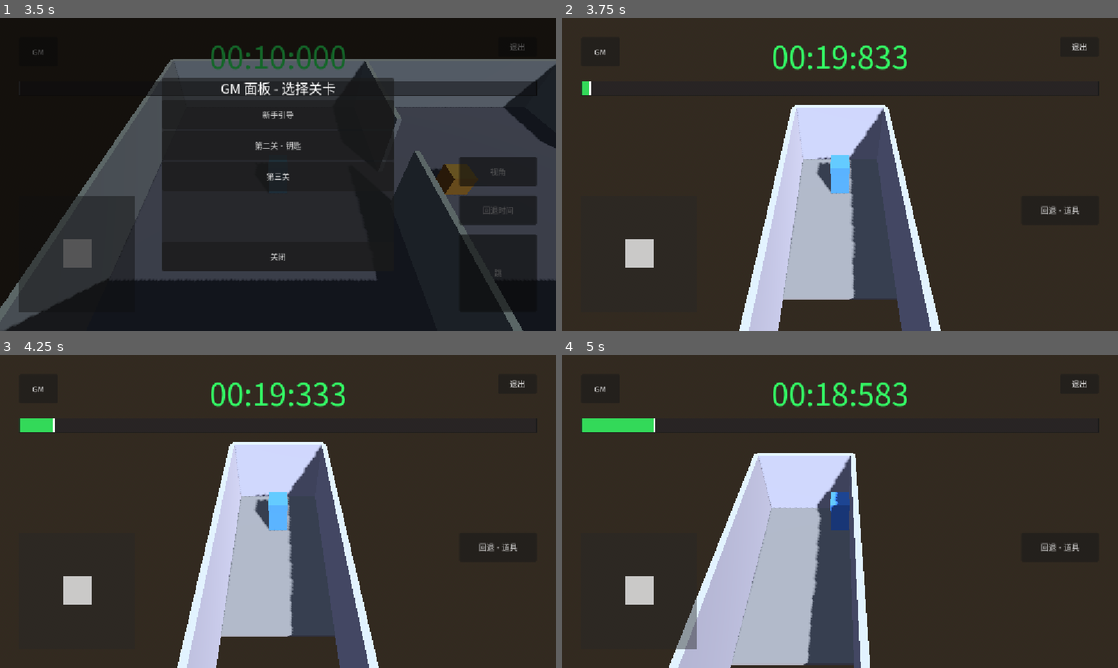
Above: before the commit, frames 1-4 (two rows, left to right).
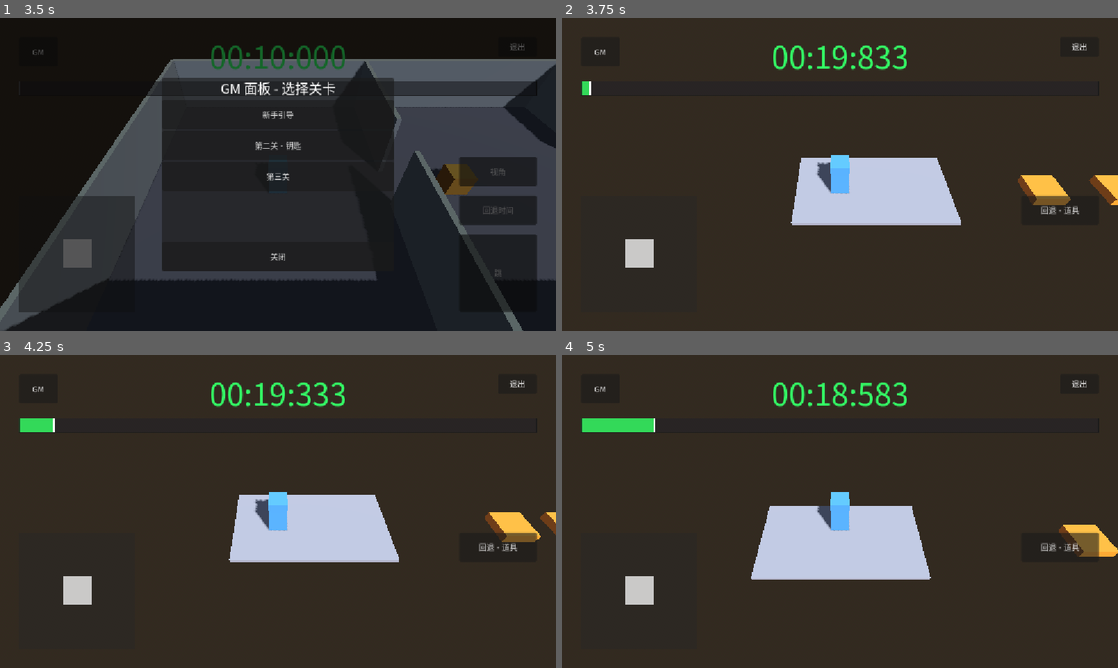
Above: after the commit, the same moments.

Repository: boomlulu/godot-jolt-time
Game: Godot game, scene res://world.tscn
The game is run twice, just before and just after one commit, with the same random seed, the same clock (stepped at 60 frames per second) and the same inputs.
Inputs (mouse positions are in pixels of both pictures, inside the frame that each line leads up to):
- Up to frame 1 (3.5 s): click "跳" at 0.5 s; click "回退时间" at 1.25 s; click "视角" at 2 s; click "GM" at 2.75 s
- Up to frame 2 (3.75 s): click "第三关" at 3.5 s
- Up to frame 3 (4.25 s): no input
- Up to frame 4 (5 s): tap Enter at 4.25 s; drag from (639, 589) to (895, 442) at 4.27 s

Frame 1 is identical in both runs. In frame 2, 19% of the frame differs, in the area x 31-100%, y 27-100%; in frame 3, 19%; in frame 4, 21%, in the area x 19-100%, y 31-100%.

Commit message:
refactor(level_03): horizontal layout, platforms ferry along x
- 走廊改横向沿 x 轴：StartPlatform(x=-15..-8) + EndPlatform(x=8..15)
- 删除所有 Wall*，关卡完全开放
- 3 个 platform 改沿 x 大幅摆动当传送带（amp=4，freq 0.10-0.14Hz）
- home_y=-0.2 让顶面 y=0 和起点/终点平台齐平，actor 不用跳
- Door 改朝 -x，Actor 出生 (-13,1,0)
- Item phase 0/π2/3π2 错开 t=0 位置避免重叠

Co-Authored-By: Claude Opus 4.7 (1M context) <noreply@anthropic.com>

Diff:
--- a/level_03.tscn
+++ b/level_03.tscn
@@ -26,34 +26,13 @@
 ambient_light_energy = 0.5
 
 [sub_resource type="BoxMesh" id="BoxMesh_platform_floor"]
-size = Vector3(4, 0.2, 7)
+size = Vector3(7, 0.2, 4)
 
 [sub_resource type="BoxShape3D" id="BoxShape_platform_floor"]
-size = Vector3(4, 0.2, 7)
+size = Vector3(7, 0.2, 4)
 
 [sub_resource type="StandardMaterial3D" id="Mat_floor"]
-albedo_color = Color(0.55, 0.55, 0.55, 1)
-
-[sub_resource type="BoxMesh" id="BoxMesh_wall_long"]
-size = Vector3(0.2, 3, 30)
-
-[sub_resource type="BoxShape3D" id="BoxShape_wall_long"]
-size = Vector3(0.2, 3, 30)
-
-[sub_resource type="BoxMesh" id="BoxMesh_wall_end"]
-size = Vector3(4, 3, 0.2)
-
-[sub_resource type="BoxShape3D" id="BoxShape_wall_end"]
-size = Vector3(4, 3, 0.2)
-
-[sub_resource type="BoxMesh" id="BoxMesh_wall_doorside"]
-size = Vector3(1, 3, 0.2)
-
-[sub_resource type="BoxShape3D" id="BoxShape_wall_doorside"]
-size = Vector3(1, 3, 0.2)
-
-[sub_resource type="StandardMaterial3D" id="Mat_wall"]
-albedo_color = Color(0.7, 0.72, 0.78, 1)
+albedo_color = Color(0.6, 0.6, 0.62, 1)
 
 [sub_resource type="BoxMesh" id="BoxMesh_player"]
 size = Vector3(0.8, 1.6, 0.8)
@@ -114,10 +93,10 @@
 mesh = SubResource("BoxMesh_ghost_item")
 
 [sub_resource type="BoxMesh" id="BoxMesh_door"]
-size = Vector3(2.0, 3.0, 0.3)
+size = Vector3(0.3, 3.0, 2.0)
 
 [sub_resource type="BoxShape3D" id="BoxShape_door_trigger"]
-size = Vector3(2.0, 3.0, 1.0)
+size = Vector3(1.0, 3.0, 2.0)
 
 [sub_resource type="StandardMaterial3D" id="Mat_door"]
 albedo_color = Color(0.55, 0.12, 0.12, 1)
@@ -140,7 +119,7 @@
 shadow_enabled = true
 
 [node name="StartPlatform" type="StaticBody3D" parent="."]
-transform = Transform3D(1, 0, 0, 0, 1, 0, 0, 0, 1, 0, -0.1, -11.5)
+transform = Transform3D(1, 0, 0, 0, 1, 0, 0, 0, 1, -11.5, -0.1, 0)
 
 [node name="MeshInstance3D" type="MeshInstance3D" parent="StartPlatform"]
 mesh = SubResource("BoxMesh_platform_floor")
@@ -150,7 +129,7 @@
 shape = SubResource("BoxShape_platform_floor")
 
 [node name="EndPlatform" type="StaticBody3D" parent="."]
-transform = Transform3D(1, 0, 0, 0, 1, 0, 0, 0, 1, 0, -0.1, 11.5)
+transform = Transform3D(1, 0, 0, 0, 1, 0, 0, 0, 1, 11.5, -0.1, 0)
 
 [node name="MeshInstance3D" type="MeshInstance3D" parent="EndPlatform"]
 mesh = SubResource("BoxMesh_platform_floor")
@@ -159,58 +138,8 @@
 [node name="CollisionShape3D" type="CollisionShape3D" parent="EndPlatform"]
 shape = SubResource("BoxShape_platform_floor")
 
-[node name="WallWest" type="StaticBody3D" parent="."]
-transform = Transform3D(1, 0, 0, 0, 1, 0, 0, 0, 1, -2, 1.5, 0)
-
-[node name="MeshInstance3D" type="MeshInstance3D" parent="WallWest"]
-mesh = SubResource("BoxMesh_wall_long")
-surface_material_override/0 = SubResource("Mat_wall")
-
-[node name="CollisionShape3D" type="CollisionShape3D" parent="WallWest"]
-shape = SubResource("BoxShape_wall_long")
-
-[node name="WallEast" type="StaticBody3D" parent="."]
-transform = Transform3D(1, 0, 0, 0, 1, 0, 0, 0, 1, 2, 1.5, 0)
-
-[node name="MeshInstance3D" type="MeshInstance3D" parent="WallEast"]
-mesh = SubResource("BoxMesh_wall_long")
-surface_material_override/0 = SubResource("Mat_wall")
-
-[node name="CollisionShape3D" type="CollisionShape3D" parent="WallEast"]
-shape = SubResource("BoxShape_wall_long")
-
-[node name="WallNorth" type="StaticBody3D" parent="."]
-transform = Transform3D(1, 0, 0, 0, 1, 0, 0, 0, 1, 0, 1.5, -15)
-
-[node name="MeshInstance3D" type="MeshInstance3D" parent="WallNorth"]
-mesh = SubResource("BoxMesh_wall_end")
-surface_material_override/0 = SubResource("Mat_wall")
-
-[node name="CollisionShape3D" type="CollisionShape3D" parent="WallNorth"]
-shape = SubResource("BoxShape_wall_end")
-
-[node name="WallSouthLeft" type="StaticBody3D" parent="."]
-transform = Transform3D(1, 0, 0, 0, 1, 0, 0, 0, 1, -1.5, 1.5, 15)
-
-[node name="MeshInstance3D" type="MeshInstance3D" parent="WallSouthLeft"]
-mesh = SubResource("BoxMesh_wall_doorside")
-surface_material_override/0 = SubResource("Mat_wall")
-
-[node name="CollisionShape3D" type="CollisionShape3D" parent="WallSouthLeft"]
-shape = SubResource("BoxShape_wall_doorside")
-
-[node name="WallSouthRight" type="StaticBody3D" parent="."]
-transform = Transform3D(1, 0, 0, 0, 1, 0, 0, 0, 1, 1.5, 1.5, 15)
-
-[node name="MeshInstance3D" type="MeshInstance3D" parent="WallSouthRight"]
-mesh = SubResource("BoxMesh_wall_doorside")
-surface_material_override/0 = SubResource("Mat_wall")
-
-[node name="CollisionShape3D" type="CollisionShape3D" parent="WallSouthRight"]
-shape = SubResource("BoxShape_wall_doorside")
-
 [node name="Door" type="Area3D" parent="."]
-transform = Transform3D(1, 0, 0, 0, 1, 0, 0, 0, 1, 0, 1.5, 14)
+transform = Transform3D(1, 0, 0, 0, 1, 0, 0, 0, 1, 14, 1.5, 0)
 
 [node name="MeshInstance3D" type="MeshInstance3D" parent="Door"]
 mesh = SubResource("BoxMesh_door")
@@ -220,7 +149,7 @@
 shape = SubResource("BoxShape_door_trigger")
 
 [node name="Actor" type="CharacterBody3D" parent="."]
-transform = Transform3D(1, 0, 0, 0, 1, 0, 0, 0, 1, 0, 1, -13)
+transform = Transform3D(1, 0, 0, 0, 1, 0, 0, 0, 1, -13, 1, 0)
 script = ExtResource("2_actor")
 
 [node name="MeshInstance3D" type="MeshInstance3D" parent="Actor"]
@@ -236,7 +165,35 @@
 surface_material_override/0 = SubResource("Mat_marker")
 
 [node name="Item1" type="RigidBody3D" parent="."]
-transform = Transform3D(1, 0, 0, 0, 1, 0, 0, 0, 1, 0, 1, -5)
+transform = Transform3D(1, 0, 0, 0, 1, 0, 0, 0, 1, -4, -0.2, 0)
+mass = 1.5
+linear_damp = 2.0
+angular_damp = 4.0
+freeze = true
+freeze_mode = 1
+script = ExtResource("11_item")
+home_x = -4.0
+home_y = -0.2
+home_z = 0.0
+amplitude = 4.0
+frequency_hz = 0.12
+phase = 0.0
+
+[node name="MeshInstance3D" type="MeshInstance3D" parent="Item1"]
+mesh = SubResource("BoxMesh_item")
+surface_material_override/0 = SubResource("Mat_item")
+
+[node name="CollisionShape3D" type="CollisionShape3D" parent="Item1"]
+shape = SubResource("BoxShape_item")
+
+[node name="Recorder" type="Node" parent="Item1"]
+script = ExtResource("6_rewind")
+
+[node name="GhostTrail" type="Node" parent="Item1"]
+script = ExtResource("10_ghost")
+
+[node name="Item2" type="RigidBody3D" parent="."]
+transform = Transform3D(1, 0, 0, 0, 1, 0, 0, 0, 1, 4, -0.2, 0)
 mass = 1.5
 linear_damp = 2.0
 angular_damp = 4.0
@@ -244,67 +201,39 @@
 freeze_mode = 1
 script = ExtResource("11_item")
 home_x = 0.0
-home_y = 1.0
-home_z = -5.0
-amplitude = 1.5
-frequency_hz = 0.25
-phase = 0.0
-
-[node name="MeshInstance3D" type="MeshInstance3D" parent="Item1"]
+home_y = -0.2
+home_z = 0.0
+amplitude = 4.0
+frequency_hz = 0.10
+phase = 1.5707963
+
+[node name="MeshInstance3D" type="MeshInstance3D" parent="Item2"]
 mesh = SubResource("BoxMesh_item")
 surface_material_override/0 = SubResource("Mat_item")
 
-[node name="CollisionShape3D" type="CollisionShape3D" parent="Item1"]
+[node name="CollisionShape3D" type="CollisionShape3D" parent="Item2"]
 shape = SubResource("BoxShape_item")
 
-[node name="Recorder" type="Node" parent="Item1"]
+[node name="Recorder" type="Node" parent="Item2"]
 script = ExtResource("6_rewind")
 
-[node name="GhostTrail" type="Node" parent="Item1"]
+[node name="GhostTrail" type="Node" parent="Item2"]
 script = ExtResource("10_ghost")
 
-[node name="Item2" type="RigidBody3D" parent="."]
-transform = Transform3D(1, 0, 0, 0, 1, 0, 0, 0, 1, 1.5, 1, 0)
+[node name="Item3" type="RigidBody3D" parent="."]
+transform = Transform3D(1, 0, 0, 0, 1, 0, 0, 0, 1, 0, -0.2, 0)
 mass = 1.5
 linear_damp = 2.0
 angular_damp = 4.0
 freeze = true
 freeze_mode = 1
 script = ExtResource("11_item")
-home_x = 0.0
-home_y = 1.0
+home_x = 4.0
+home_y = -0.2
 home_z = 0.0
-amplitude = 1.5
-frequency_hz = 0.35
-phase = 1.5707963
-
-[node name="MeshInstance3D" type="MeshInstance3D" parent="Item2"]
-mesh = SubResource("BoxMesh_item")
-surface_material_override/0 = SubResource("Mat_item")
-
-[node name="CollisionShape3D" type="CollisionShape3D" parent="Item2"]
-shape = SubResource("BoxShape_item")
-
-[node name="Recorder" type="Node" parent="Item2"]
-script = ExtResource("6_rewind")
-
-[node name="GhostTrail" type="Node" parent="Item2"]
-script = ExtResource("10_ghost")
-
-[node name="Item3" type="RigidBody3D" parent="."]
-transform = Transform3D(1, 0, 0, 0, 1, 0, 0, 0, 1, 0, 1, 5)
-mass = 1.5
-linear_damp = 2.0
-angular_damp = 4.0
-freeze = true
-freeze_mode = 1
-script = ExtResource("11_item")
-home_x = 0.0
-home_y = 1.0
-home_z = 5.0
-amplitude = 1.5
-frequency_hz = 0.30
-phase = 3.1415927
+amplitude = 4.0
+frequency_hz = 0.14
+phase = 4.7123890
 
 [node name="MeshInstance3D" type="MeshInstance3D" parent="Item3"]
 mesh = SubResource("BoxMesh_item")
Not shown, added: game_settings.gd.uid
Not shown: 1 places in level_03.tscn that only renumber resources
